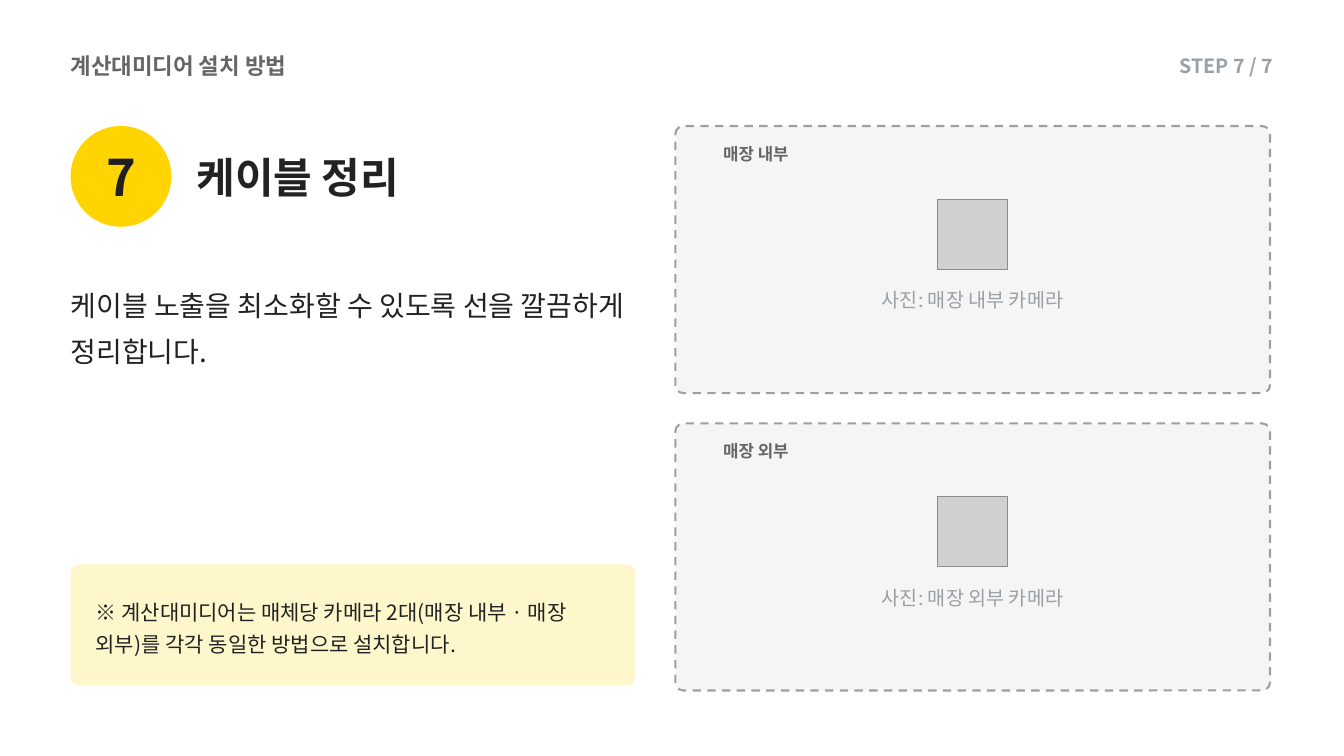
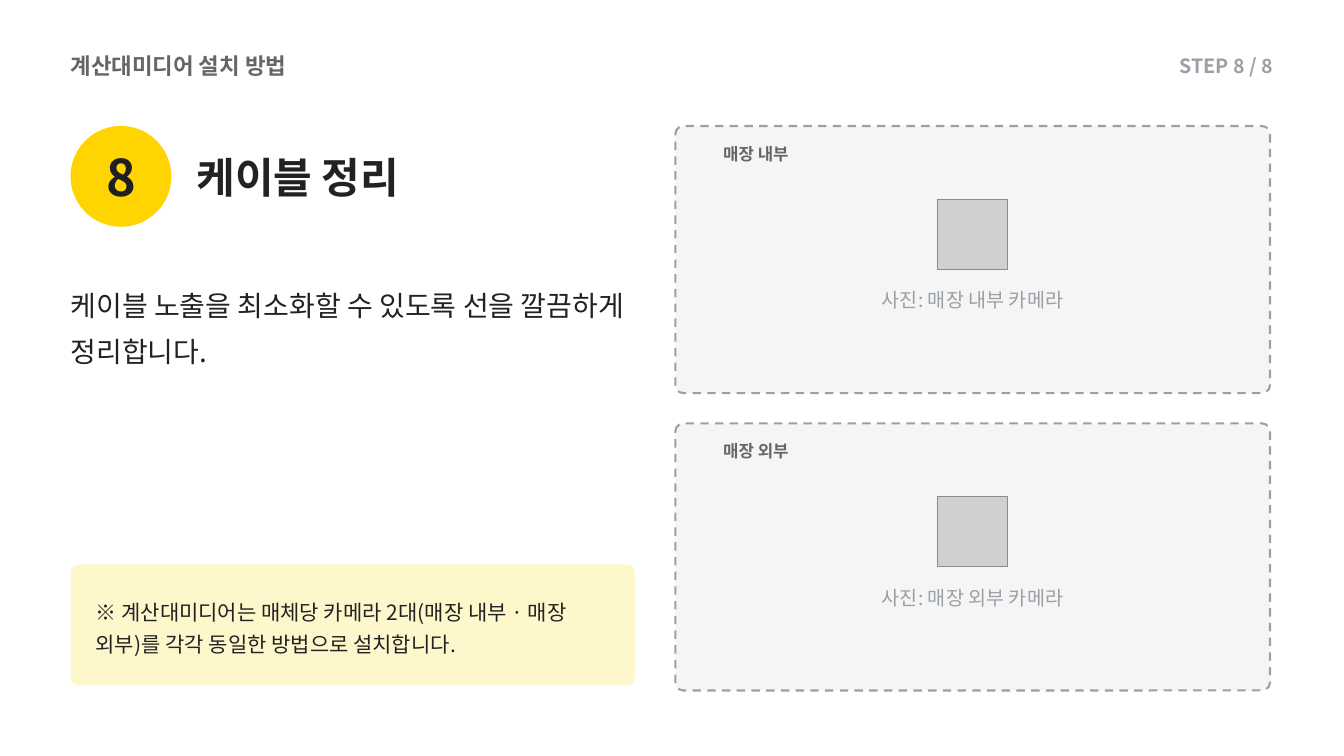
Before and after one commit to alsdn2947/ars, a slide deck: slide 20 of 이마트_AI카메라_설치매뉴얼.pptx (slide 18 before the commit). Drawn at 1344x756 pixels with LibreOffice and Linux fonts; fonts in the diff are those of the drawing; grey boxes stand for pictures. Boxes give left, top, right and bottom in pixels: in the first picture for what was removed or moved away, otherwise in the second. Text is boxed around its words. In the diff, an @@ line names an element or a change of style, - is before the commit and + after.

```diff
--- a/이마트_AI카메라_설치매뉴얼.pptx
+++ b/이마트_AI카메라_설치매뉴얼.pptx
@@ text at box(1180, 58, 1273, 73): text changed @@
-STEP 7 / 7
+STEP 8 / 8
@@ text at box(106, 158, 136, 197): text changed @@
-7
+8
```
Also in this commit, not shown: 16 other slides changed, 2 slides added.
